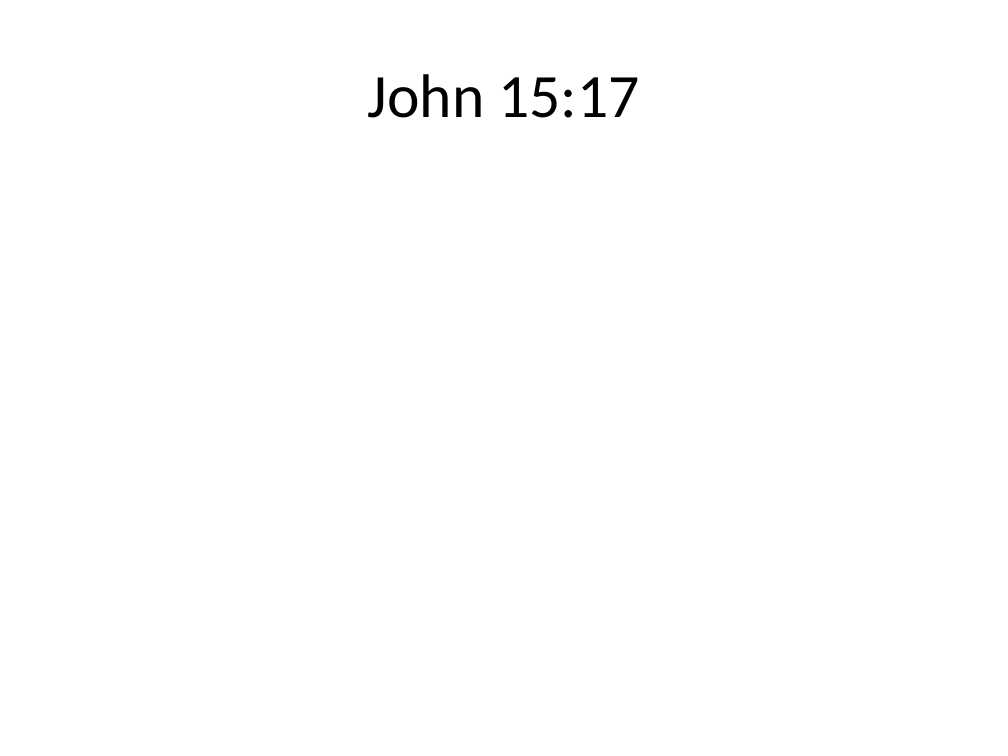
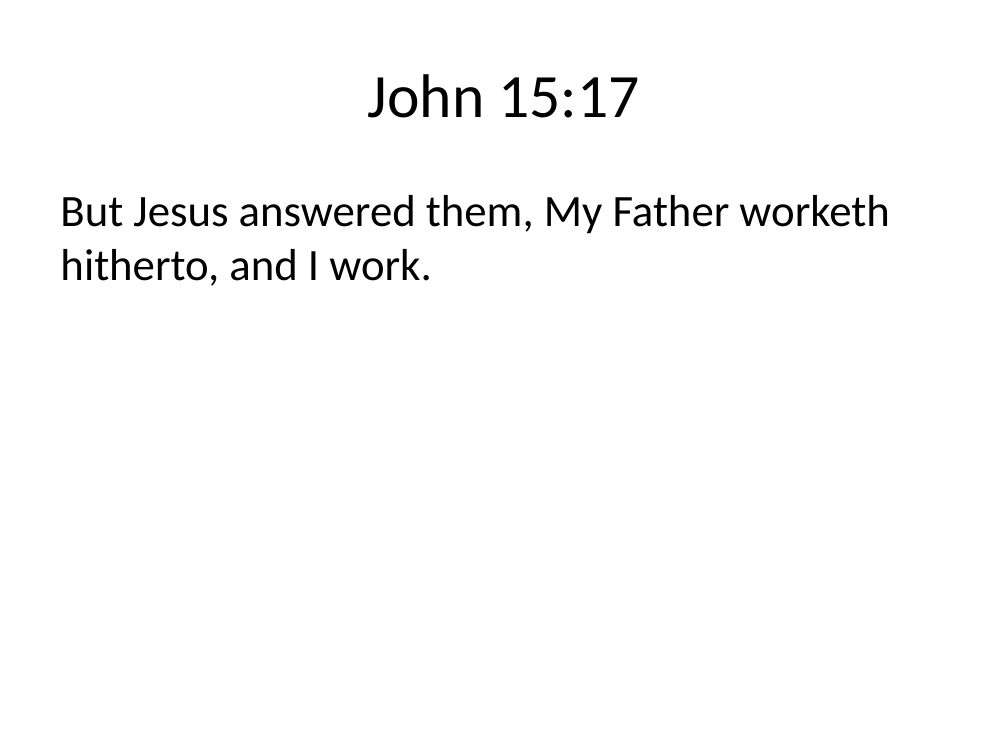
Before and after one commit to sjanhunen/dokimazo, a slide deck: slide 11 of presentations/InHisName.pptx (slide 10 before the commit). Drawn at 1008x756 pixels with LibreOffice and Linux fonts; fonts in the diff are those of the drawing. Boxes give left, top, right and bottom in pixels: in the first picture for what was removed or moved away, otherwise in the second. Text is boxed around its words. In the diff, an @@ line names an element or a change of style, - is before the commit and + after.

```diff
--- a/presentations/InHisName.pptx
+++ b/presentations/InHisName.pptx
@@ text added at <box>60,195,889,286</box>, 32 pt, text #000000 @@
+But Jesus answered them, My Father worketh hitherto, and I work.
```
Also in this commit, not shown: 10 other slides changed, 7 slides added, 5 slides removed, 1 other file.
